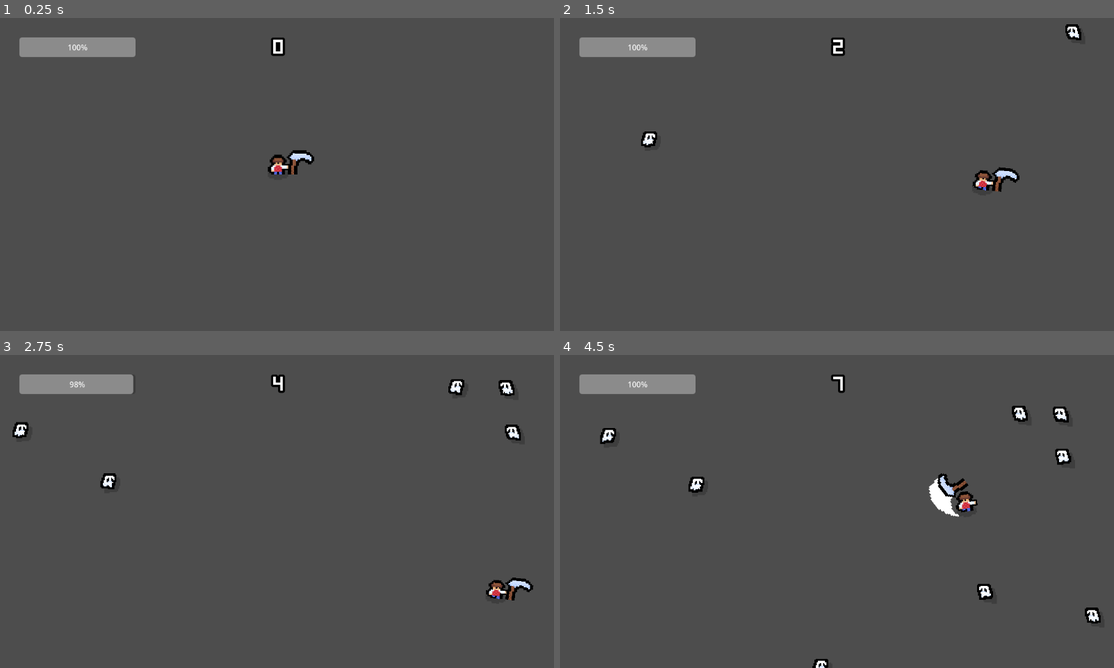
Above: before the commit, frames 1-4 (two rows, left to right).
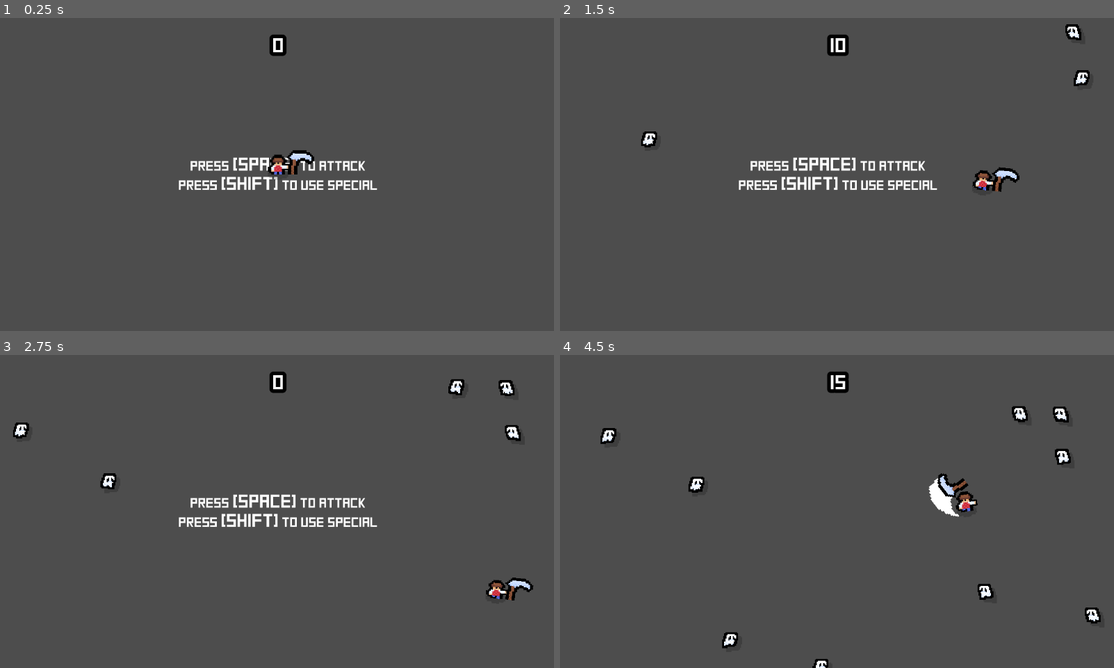
Above: after the commit, the same moments.

Repository: Justingo0/FYWTD_Repo
Game: Godot game, scene res://Scenes/test_world.tscn
The game is run twice, just before and just after one commit, with the same random seed, the same clock (stepped at 60 frames per second) and the same inputs.
Inputs (mouse positions are in pixels of both pictures, inside the frame that each line leads up to):
- Up to frame 1 (0.25 s): no input
- Up to frame 2 (1.5 s): tap B at 0.5, 1.25 s; move the mouse to (958, 158) at 0.52 s; hold D (MoveRight) 0.53-1.28 s; hold E (Interact) 0.53-1.28 s; click (958, 158) at 0.67 s; tap Shift (Special) at 0.8, 1.35 s; move the mouse to (726, 190) at 1.27 s; hold S (MoveDown) from 1.28 s (still down); click (726, 190) at 1.42 s
- Up to frame 3 (2.75 s): tap ` (Test) at 1.55, 2.1 s; tap B at 2 s; move the mouse to (332, 442) at 2.02 s; release S (MoveDown) at 2.03 s; hold D (MoveRight) from 2.03 s (still down); click (332, 442) at 2.17 s; tap \ (Test2) at 2.3 s
- Up to frame 4 (4.5 s): tap B at 2.75, 3.5 s; move the mouse to (809, 574) at 2.77 s; release D (MoveRight) at 2.78 s; hold W (MoveUp) 2.78-3.53 s; tap \ (Test2) at 2.85 s; click (809, 574) at 2.92 s; tap Space (Use) at 3.05 s; move the mouse to (1003, 558) at 3.52 s; hold Space (Use) 3.53-4.28 s; hold A (MoveLeft) from 3.53 s (still down); click (1003, 558) at 3.67 s; tap E (Interact) at 3.8, 4.35 s; move the mouse to (670, 464) at 4.27 s; click (670, 464) at 4.42 s

The runs differ from the first frame. In frame 1, 2.7% of the frame differs, in the area x 3-69%, y 5-55%; in frame 2, 3.1%, in the area x 3-96%, y 5-55%; in frame 3, 2.9%; in frame 4, 1.8%.

Commit message:
First Demo

Diff:
--- a/farm-your-way-to-death/Resources/Data/Items/test_item.tres
+++ b/farm-your-way-to-death/Resources/Data/Items/test_item.tres
@@ -1,6 +1,6 @@
 [gd_resource type="Resource" script_class="ItemStats" format=3 uid="uid://dvpxw3q4if8jq"]
 
-[ext_resource type="Script" uid="uid://bg0fmhshxw7xu" path="res://Resources/Managers/item_stats.gd" id="1_bnhf7"]
+[ext_resource type="Script" uid="uid://bg0fmhshxw7xu" path="res://Resources/Managers/Items/item_stats.gd" id="1_bnhf7"]
 [ext_resource type="Texture2D" uid="uid://b4k5j4xpuxqq0" path="res://Assets/Objects/missing_texture.png" id="1_qjfny"]
 
 [resource]
--- a/farm-your-way-to-death/Resources/Data/Weapons/scythe_stats.tres
+++ b/farm-your-way-to-death/Resources/Data/Weapons/scythe_stats.tres
@@ -1,7 +1,7 @@
 [gd_resource type="Resource" script_class="WeaponStats" format=3 uid="uid://c2kha6xwd2qr6"]
 
 [ext_resource type="Texture2D" uid="uid://bxqg7w0wo4naj" path="res://Assets/Objects/Items/Weapons/Scythe.png" id="1_nd5xs"]
-[ext_resource type="Script" uid="uid://cc4odb5cp6wci" path="res://Resources/Managers/weapon_stats.gd" id="2_vajhp"]
+[ext_resource type="Script" uid="uid://cc4odb5cp6wci" path="res://Resources/Managers/Items/Weapons/weapon_stats.gd" id="2_vajhp"]
 
 [resource]
 script = ExtResource("2_vajhp")
--- /dev/null
+++ b/farm-your-way-to-death/Resources/Managers/game_manager.gd
@@ -0,0 +1,18 @@
+extends Node
+
+signal on_score_changed
+signal on_combo_changed
+
+var highscore := 0
+var score := 0:
+	set(new_val):
+		score = max(new_val,0)
+		on_score_changed.emit()
+	get:
+		return score
+var combo := 1:
+	set(new_val):
+		combo = max(new_val,0)
+		on_combo_changed.emit()
+	get:
+		return combo
--- a/farm-your-way-to-death/Scenes/UI/user_interface.tscn
+++ b/farm-your-way-to-death/Scenes/UI/user_interface.tscn
@@ -2,13 +2,107 @@
 
 [ext_resource type="Script" uid="uid://8dm17gvsa32e" path="res://Scripts/gui_scripts.gd" id="1_xen4y"]
 [ext_resource type="FontFile" uid="uid://dn8m7n6ckfnhi" path="res://Assets/Square.ttf" id="2_j6mn1"]
+[ext_resource type="Script" uid="uid://elnl6or0scdk" path="res://Scripts/Objects/high_score.gd" id="3_6q3el"]
 [ext_resource type="Texture2D" uid="uid://xpnqwx2d05b0" path="res://Assets/Objects/Pause.png" id="3_ebjbk"]
 
 [sub_resource type="LabelSettings" id="LabelSettings_p7o00"]
 font = ExtResource("2_j6mn1")
 font_size = 41
-outline_size = 18
+outline_size = 30
 outline_color = Color(0, 0, 0, 1)
+
+[sub_resource type="LabelSettings" id="LabelSettings_pj23d"]
+font = ExtResource("2_j6mn1")
+font_size = 32
+font_color = Color(1, 0.9254902, 0, 1)
+outline_size = 12
+outline_color = Color(0, 0, 0, 1)
+
+[sub_resource type="Animation" id="Animation_ebjbk"]
+length = 0.001
+tracks/0/type = "value"
+tracks/0/imported = false
+tracks/0/enabled = true
+tracks/0/path = NodePath(".:rotation")
+tracks/0/interp = 1
+tracks/0/loop_wrap = true
+tracks/0/keys = {
+"times": PackedFloat32Array(0),
+"transitions": PackedFloat32Array(1),
+"update": 0,
+"values": [0.0]
+}
+tracks/1/type = "value"
+tracks/1/imported = false
+tracks/1/enabled = true
+tracks/1/path = NodePath(".:scale")
+tracks/1/interp = 1
+tracks/1/loop_wrap = true
+tracks/1/keys = {
+"times": PackedFloat32Array(0),
+"transitions": PackedFloat32Array(1),
+"update": 0,
+"values": [Vector2(1, 1)]
+}
+
+[sub_resource type="Animation" id="Animation_6q3el"]
+resource_name = "rotate"
+length = 2.0
+loop_mode = 1
+tracks/0/type = "value"
+tracks/0/imported = false
+tracks/0/enabled = true
+tracks/0/path = NodePath(".:rotation")
+tracks/0/interp = 1
+tracks/0/loop_wrap = true
+tracks/0/keys = {
+"times": PackedFloat32Array(0, 1, 1.9666667),
+"transitions": PackedFloat32Array(-2, -2, -2),
+"update": 0,
+"values": [-0.08726646259971647, 0.08726646259971647, -0.08726646259971647]
+}
+tracks/1/type = "value"
+tracks/1/imported = false
+tracks/1/enabled = true
+tracks/1/path = NodePath(".:scale")
+tracks/1/interp = 1
+tracks/1/loop_wrap = true
+tracks/1/keys = {
+"times": PackedFloat32Array(0, 1, 2),
+"transitions": PackedFloat32Array(-0.5, -0.5, -0.5),
+"update": 0,
+"values": [Vector2(1, 1), Vector2(1.2, 1.2), Vector2(1, 1)]
+}
+
+[sub_resource type="AnimationLibrary" id="AnimationLibrary_763oc"]
+_data = {
+&"RESET": SubResource("Animation_ebjbk"),
+&"rotate": SubResource("Animation_6q3el")
+}
+
+[sub_resource type="StyleBoxFlat" id="StyleBoxFlat_p7o00"]
+bg_color = Color(0.1, 0.1, 0.1, 0.6)
+border_width_left = 3
+border_width_top = 3
+border_width_right = 3
+border_width_bottom = 3
+border_color = Color(1, 1, 1, 0.6)
+corner_radius_top_left = 50
+corner_radius_top_right = 50
+corner_radius_bottom_right = 50
+corner_radius_bottom_left = 50
+
+[sub_resource type="StyleBoxFlat" id="StyleBoxFlat_6q3el"]
+bg_color = Color(0.101960786, 0.101960786, 0.101960786, 0.8784314)
+border_width_left = 3
+border_width_top = 3
+border_width_right = 3
+border_width_bottom = 3
+border_color = Color(1, 1, 1, 0.6)
+corner_radius_top_left = 50
+corner_radius_top_right = 50
+corner_radius_bottom_right = 50
+corner_radius_bottom_left = 50
 
 [node name="MainUI" type="Control" unique_id=1902220309]
 layout_mode = 3
@@ -20,6 +114,7 @@
 script = ExtResource("1_xen4y")
 
 [node name="ProgressBar" type="ProgressBar" parent="." unique_id=107613987]
+visible = false
 layout_mode = 0
 offset_left = 40.0
 offset_top = 40.0
@@ -50,9 +145,9 @@
 anchor_left = 0.5
 anchor_right = 0.5
 offset_left = -190.0
-offset_top = 23.0
+offset_top = 20.0
 offset_right = 190.0
-offset_bottom = 99.0
+offset_bottom = 96.0
 grow_horizontal = 2
 pivot_offset = Vector2(190, 37)
 text = "0"
@@ -67,6 +162,48 @@
 [node name="ComboBreakTime" type="Timer" parent="Score" unique_id=100852403]
 wait_time = 2.0
 one_shot = true
+
+[node name="Combo" type="Label" parent="Score" unique_id=194421402]
+visible = false
+layout_mode = 1
+anchors_preset = 3
+anchor_left = 1.0
+anchor_top = 1.0
+anchor_right = 1.0
+anchor_bottom = 1.0
+offset_left = -167.99997
+offset_top = -20.0
+offset_right = -110.60867
+offset_bottom = 13.0
+grow_horizontal = 0
+grow_vertical = 0
+pivot_offset_ratio = Vector2(0.5, 0.5)
+text = "x100"
+label_settings = SubResource("LabelSettings_pj23d")
+horizontal_alignment = 1
+vertical_alignment = 1
+
+[node name="AnimationPlayer" type="AnimationPlayer" parent="Score/Combo" unique_id=181828547]
+libraries/ = SubResource("AnimationLibrary_763oc")
+
+[node name="HighScore" type="Label" parent="." unique_id=990645823]
+modulate = Color(1, 1, 1, 0)
+texture_filter = 1
+layout_mode = 1
+anchors_preset = 1
+anchor_left = 1.0
+anchor_right = 1.0
+offset_left = -410.0
+offset_top = 20.0
+offset_right = -30.0
+offset_bottom = 96.0
+grow_horizontal = 0
+pivot_offset = Vector2(190, 37)
+text = "HS: 2763"
+label_settings = SubResource("LabelSettings_p7o00")
+horizontal_alignment = 2
+vertical_alignment = 1
+script = ExtResource("3_6q3el")
 
 [node name="PauseScreen" type="Panel" parent="." unique_id=1371313473]
 visible = false
@@ -93,5 +230,95 @@
 grow_vertical = 2
 texture = ExtResource("3_ebjbk")
 
+[node name="Annoucement" type="Label" parent="." unique_id=225490402]
+visible = false
+modulate = Color(1, 1, 1, 0)
+layout_mode = 1
+anchors_preset = 5
+anchor_left = 0.5
+anchor_right = 0.5
+offset_left = -28.695679
+offset_top = 108.0
+offset_right = 28.695679
+offset_bottom = 141.0
+grow_horizontal = 2
+pivot_offset_ratio = Vector2(0.5, 0.5)
+text = "highscore beaten!!!"
+label_settings = SubResource("LabelSettings_pj23d")
+horizontal_alignment = 1
+vertical_alignment = 1
+
+[node name="AnimationPlayer" type="AnimationPlayer" parent="Annoucement" unique_id=406008445]
+libraries/ = SubResource("AnimationLibrary_763oc")
+
+[node name="MobileControls" type="Control" parent="." unique_id=1804458522]
+visible = false
+anchors_preset = 0
+offset_right = 40.0
+offset_bottom = 40.0
+
+[node name="VirtualJoystick" type="VirtualJoystick" parent="MobileControls" unique_id=140747471]
+layout_mode = 1
+anchors_preset = 2
+anchor_top = 1.0
+anchor_bottom = 1.0
+offset_left = 50.0
+offset_top = 406.0
+offset_right = 200.0
+offset_bottom = 558.0
+grow_vertical = 0
+joystick_mode = 1
+joystick_size = 150.0
+tip_size = 70.0
+deadzone_ratio = 0.35
+action_left = &"MoveLeft"
+action_right = &"MoveRight"
+action_up = &"MoveUp"
+action_down = &"MoveDown"
+
+[node name="AttackButton" type="Button" parent="MobileControls" unique_id=80215427]
+layout_mode = 1
+anchors_preset = 3
+anchor_left = 1.0
+anchor_top = 1.0
+anchor_right = 1.0
+anchor_bottom = 1.0
+offset_left = 867.0
+offset_top = 463.0
+offset_right = 962.0
+offset_bottom = 558.0
+grow_horizontal = 0
+grow_vertical = 0
+theme_override_styles/normal = SubResource("StyleBoxFlat_p7o00")
+theme_override_styles/pressed = SubResource("StyleBoxFlat_6q3el")
+theme_override_styles/hover = SubResource("StyleBoxFlat_p7o00")
+theme_override_styles/hover_pressed = SubResource("StyleBoxFlat_p7o00")
+theme_override_styles/disabled = SubResource("StyleBoxFlat_p7o00")
+theme_override_styles/focus = SubResource("StyleBoxFlat_p7o00")
+
+[node name="SpecialButton" type="Button" parent="MobileControls" unique_id=1442483075]
+layout_mode = 1
+anchors_preset = 3
+anchor_left = 1.0
+anchor_top = 1.0
+anchor_right = 1.0
+anchor_bottom = 1.0
+offset_left = 957.0
+offset_top = 363.0
+offset_right = 1052.0
+offset_bottom = 458.0
+grow_horizontal = 0
+grow_vertical = 0
+theme_override_styles/normal = SubResource("StyleBoxFlat_p7o00")
+theme_override_styles/pressed = SubResource("StyleBoxFlat_6q3el")
+theme_override_styles/hover = SubResource("StyleBoxFlat_p7o00")
+theme_override_styles/hover_pressed = SubResource("StyleBoxFlat_p7o00")
+theme_override_styles/disabled = SubResource("StyleBoxFlat_p7o00")
+theme_override_styles/focus = SubResource("StyleBoxFlat_p7o00")
+
 [connection signal="timeout" from="Score/ScoreIncrement" to="." method="_on_score_increment_timeout"]
 [connection signal="timeout" from="Score/ComboBreakTime" to="." method="_on_combo_break_time_timeout"]
+[connection signal="button_down" from="MobileControls/AttackButton" to="." method="_on_attack_button_button_down"]
+[connection signal="button_up" from="MobileControls/AttackButton" to="." method="_on_attack_button_button_up"]
+[connection signal="button_down" from="MobileControls/SpecialButton" to="." method="_on_special_button_button_down"]
+[connection signal="button_up" from="MobileControls/SpecialButton" to="." method="_on_special_button_button_up"]
--- a/farm-your-way-to-death/Scenes/test_world.tscn
+++ b/farm-your-way-to-death/Scenes/test_world.tscn
@@ -3,10 +3,30 @@
 [ext_resource type="Script" uid="uid://btvc2suook8jj" path="res://Scripts/Objects/test_world.gd" id="1_0fcji"]
 [ext_resource type="PackedScene" uid="uid://c3lromuble58s" path="res://Scenes/Objects/player_character.tscn" id="1_2cok2"]
 [ext_resource type="PackedScene" uid="uid://71wgoktk7l1b" path="res://Scenes/UI/user_interface.tscn" id="2_h2yf4"]
+[ext_resource type="Script" uid="uid://cwimvq6c4gw6i" path="res://Scripts/Objects/tutorial.gd" id="3_kt01x"]
 [ext_resource type="Script" uid="uid://csuyeq5ickr1e" path="res://Scripts/Objects/Custom/game_camera.gd" id="3_p7j4p"]
+[ext_resource type="FontFile" uid="uid://dn8m7n6ckfnhi" path="res://Assets/Square.ttf" id="5_iwv7r"]
 
 [node name="TestWorld" type="Node2D" unique_id=1989148833]
 script = ExtResource("1_0fcji")
+
+[node name="Tutorial" type="RichTextLabel" parent="." unique_id=1715637112]
+offset_left = -553.0
+offset_top = -100.0
+offset_right = 553.0
+offset_bottom = 100.0
+theme_override_fonts/normal_font = ExtResource("5_iwv7r")
+theme_override_fonts/bold_font = ExtResource("5_iwv7r")
+theme_override_font_sizes/normal_font_size = 70
+theme_override_font_sizes/bold_font_size = 95
+bbcode_enabled = true
+text = "PRESS [b][SPACE][/b] TO ATTACK
+PRESS [b][SHIFT][/b] TO USE SPECIAL"
+fit_content = true
+scroll_active = false
+horizontal_alignment = 1
+vertical_alignment = 1
+script = ExtResource("3_kt01x")
 
 [node name="SpawnTime" type="Timer" parent="." unique_id=1868145325]
 wait_time = 0.5
--- /dev/null
+++ b/farm-your-way-to-death/Scripts/Objects/high_score.gd
@@ -0,0 +1,7 @@
+extends Label
+
+func _ready() -> void:
+	text = "HS: " + str(GameManager.highscore)
+	await get_tree().create_timer(3).timeout
+	var tween = create_tween()
+	tween.tween_property(self, "modulate:a", 0, 1)
--- a/farm-your-way-to-death/Scripts/Objects/test_world.gd
+++ b/farm-your-way-to-death/Scripts/Objects/test_world.gd
@@ -2,6 +2,12 @@
 
 @onready var ghost_enemy = preload("res://Scenes/Objects/Enemies/ghost.tscn")
 @onready var spawn_timer = $SpawnTime
+
+func _ready() -> void:
+	GameManager.on_score_changed.connect(func():
+			spawn_timer.wait_time -= 0.0005
+			spawn_timer.wait_time = max(spawn_timer.wait_time, 0.15)
+			)
 
 func spawn_enemy(enemy_scene:PackedScene=null):
 	var enemy_object:Node2D
--- /dev/null
+++ b/farm-your-way-to-death/Scripts/Objects/tutorial.gd
@@ -0,0 +1,6 @@
+extends RichTextLabel
+
+func _ready() -> void:
+	await get_tree().create_timer(3).timeout
+	var tween = create_tween()
+	tween.tween_property(self, "modulate:a", 0, 1)
--- a/farm-your-way-to-death/Scripts/Player/player_script.gd
+++ b/farm-your-way-to-death/Scripts/Player/player_script.gd
@@ -19,6 +19,8 @@
 @onready var hand1 = preload("res://Assets/Player/Hand1.png")
 @onready var hand2 = preload("res://Assets/Player/Hand2.png")
 @onready var hand3 = preload("res://Assets/Player/Hand3.png")
+
+@onready var camera = %GameCamera
 
 @export var speed:int = 70
 @export var acceleration:int = 60
@@ -56,19 +58,14 @@
 var last_dir = 0
 
 func _input(event: InputEvent) -> void:
-	if event is InputEventKey:
-		if Engine.time_scale == 0: return
-		if event.is_action_pressed("Special"):
-			if held_item and held_item.has_method("special"):
-				held_item.special(self)
-
-		if event.is_action("Test"):
-			health -= 1
-		if event.is_action("Test2"):
-			health += 1
-		if event.is_action_pressed("Interact"):
-			if interact_obj and interact_obj.has_method("use"):
-				interact_obj.use(self)
+	if Engine.time_scale == 0: return
+	if event.is_action("Test"):
+		health -= 1
+	if event.is_action("Test2"):
+		health += 1
+	if event.is_action_pressed("Interact"):
+		if interact_obj and interact_obj.has_method("use"):
+			interact_obj.use(self)
 
 func _ready() -> void:
 	add_new_item(load("res://Resources/Data/Weapons/scythe_stats.tres"), {}, true)
@@ -80,6 +77,9 @@
 	if Input.is_action_pressed("Use"):
 		if held_item and held_item.has_method("use"):
 			held_item.use(self)
+	if Input.is_action_pressed("Special"):
+		if held_item and held_item.has_method("special"):
+			held_item.special(self)
 
 	#if velocity.x > 0:
 		#anim.play("run")
@@ -182,6 +182,7 @@
 func take_damage(damageDealt:int) -> void:
 	if health <= 0: return
 	health -= damageDealt
+	camera.camera_shake(5,0.2)
 
 func add_new_item(item_class:ItemStats, item_parameters:Dictionary, equip_now:bool=false) -> bool:
 	if inventory.size() >= inventory_limit: return false
--- a/farm-your-way-to-death/Scripts/gui_scripts.gd
+++ b/farm-your-way-to-death/Scripts/gui_scripts.gd
@@ -4,21 +4,50 @@
 @onready var health_bar = $ProgressBar
 
 @onready var score_counter = $Score
+@onready var combo_counter = $Score/Combo
+@onready var combo_animator = $Score/Combo/AnimationPlayer
+@onready var score_increment_timer = $Score/ScoreIncrement
 @onready var combo_break_timer = $Score/ComboBreakTime
 
 @onready var pause_screen = $PauseScreen
 
+#@onready var camera = %GameCamera
 
-var combo := 0
+var high_score_passed := false
+
+var combo := 1:
+	set(new_val):
+		combo = max(new_val,1)
+		GameManager.combo = combo
+		if combo_counter:
+			if combo <= 1:
+				combo_counter.visible = false
+			else:
+				combo_counter.visible = true
+			combo_counter.text = "x" + str(combo)
+			combo_counter.scale = Vector2(1.5,1.5)
+			var tween = create_tween()
+			tween.tween_property(combo_counter, "scale", Vector2(1,1), 0.2)
+			tween.play()
+	get:
+		return combo
 
 var score := 0:
 	set(new_val):
-		score = new_val
+		score = max(new_val,0)
+		GameManager.score = score
 		update_score(score)
 	get:
 		return score
 
 func _ready() -> void:
+	if OS.has_feature("mobile"):
+		$MobileControls.visible = true
+	if OS.has_feature("web_android") or OS.has_feature("web_ios"):
+		$MobileControls.visible = true
+
+	combo_animator.play("rotate")
+	combo_counter.text = "x" + str(combo)
 	if player_char:
 		player_char.on_item_collected.connect(new_player_item)
 		player_char.on_item_equipped.connect(new_player_item)
@@ -27,26 +56,43 @@
 
 		player_char.on_enemy_killed.connect(on_enemy_killed)
 
+	GameManager.on_score_changed.connect(func():
+			if GameManager.highscore == 0:
+				high_score_passed = true
+			if GameManager.score > GameManager.highscore:
+				GameManager.highscore = GameManager.score
+				if high_score_passed: return
+				high_score_passed = true
+				$Annoucement.visible = true
+				$Annoucement/AnimationPlayer.play("rotate")
+				await get_tree().create_timer(3).timeout
+				var tween = create_tween()
+				tween.tween_property($Annoucement, "modulate:a", 0, 1)
+			)
+
 func _input(event: InputEvent) -> void:
 	if event.is_action_pressed("Pause"):
 		Engine.time_scale = 0 if Engine.time_scale == 1 else 1
 		pause_screen.visible = true if Engine.time_scale == 0 else false
 
 func on_health_changed(health:int,max_health:int):
+	if health < health_bar.value:
+		score -= 5
+		score_increment_timer.start()
 	health_bar.max_value = max_health
 	health_bar.value = health
 
-func new_player_item(id:int):
+func new_player_item(_id:int):
 	if not player_char: return
-	var item_class = player_char.inventory[str(id)][0]
+	#var item_class = player_char.inventory[str(id)][0]
 
 func on_enemy_killed():
 	combo += 1
-	score += 20
+	score += 40 + int(0.05*combo)
+	print(40 + int(0.1*combo))
 	combo_break_timer.start()
-	print(combo)
 
-	var counter_rotation = [-0.1*min(combo,25),0.1*min(combo,25)]
+	var counter_rotation = [-0.05*min(combo,25),0.05*min(combo,25)]
 	score_counter.rotation = deg_to_rad(counter_rotation.pick_random())
 	score_counter.scale = Vector2(1.5+(0.03*min(combo,25)),1.5+(0.03*min(combo,25)))
 
@@ -59,7 +105,31 @@
 	score_counter.text = str(value)
 
 func _on_score_increment_timeout() -> void:
-	score += 1
+	score += 5
 
 func _on_combo_break_time_timeout() -> void:
-	combo = 0
+	combo = 1
+
+#func _on_special_button_button_down() -> void:
+	#var release_event = InputEventAction.new()
+	#release_event.action = "jump"
+	#release_event.pressed = false
+	#Input.parse_input_event(release_event)
+#
+#func _on_special_button_button_up() -> void:
+	#var event = InputEventAction.new()
+	#event.action = "Special"
+	#event.pressed = false
+	#Input.parse_input_event(event)
+
+func _on_attack_button_button_down() -> void:
+	Input.action_press("Use")
+
+func _on_attack_button_button_up() -> void:
+	Input.action_release("Use")
+
+func _on_special_button_button_down() -> void:
+	Input.action_press("Special")
+
+func _on_special_button_button_up() -> void:
+	Input.action_release("Special")
--- a/farm-your-way-to-death/project.godot
+++ b/farm-your-way-to-death/project.godot
@@ -19,6 +19,10 @@
 run/main_scene="res://Scenes/test_world.tscn"
 config/features=PackedStringArray("4.7", "Mobile")
 config/icon="res://icon.svg"
+
+[autoload]
+
+GameManager="*uid://cgxgf5tpgc2xt"
 
 [display]
 
@@ -92,6 +96,11 @@
 ]
 }
 
+[input_devices]
+
+pointing/emulate_touch_from_mouse=true
+
 [rendering]
 
-renderer/rendering_method="mobile"
+renderer/rendering_method="gl_compatibility"
+textures/vram_compression/import_etc2_astc=true
Renamed: farm-your-way-to-death/Resources/Managers/enemy_stats.gd -> farm-your-way-to-death/Resources/Managers/Enemies/enemy_stats.gd
Renamed: farm-your-way-to-death/Resources/Managers/enemy_stats.gd.uid -> farm-your-way-to-death/Resources/Managers/Enemies/enemy_stats.gd.uid
Renamed: farm-your-way-to-death/Resources/Managers/weapon_stats.gd -> farm-your-way-to-death/Resources/Managers/Items/Weapons/weapon_stats.gd
Renamed: farm-your-way-to-death/Resources/Managers/weapon_stats.gd.uid -> farm-your-way-to-death/Resources/Managers/Items/Weapons/weapon_stats.gd.uid
Renamed: farm-your-way-to-death/Resources/Managers/item_stats.gd -> farm-your-way-to-death/Resources/Managers/Items/item_stats.gd
Renamed: farm-your-way-to-death/Resources/Managers/item_stats.gd.uid -> farm-your-way-to-death/Resources/Managers/Items/item_stats.gd.uid
Not shown, added: farm-your-way-to-death/Resources/Managers/game_manager.gd.uid
Not shown, added: farm-your-way-to-death/Scripts/Objects/high_score.gd.uid
Not shown, added: farm-your-way-to-death/Scripts/Objects/tutorial.gd.uid
Not shown, changed: farm-your-way-to-death/export_presets.cfg
Binary file added: farm-your-way-to-death/index.apple-touch-icon.png
Not shown, added: farm-your-way-to-death/index.apple-touch-icon.png.import
(and 15 more such lines)
